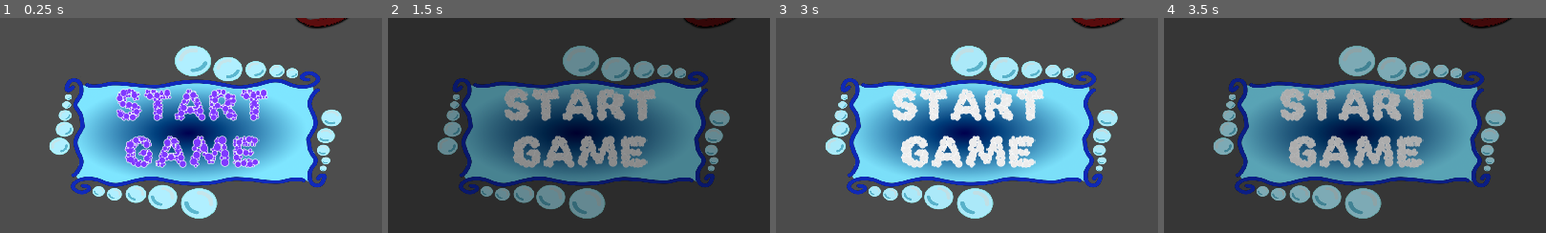
Above: before the commit, frames 1-4 (left to right).
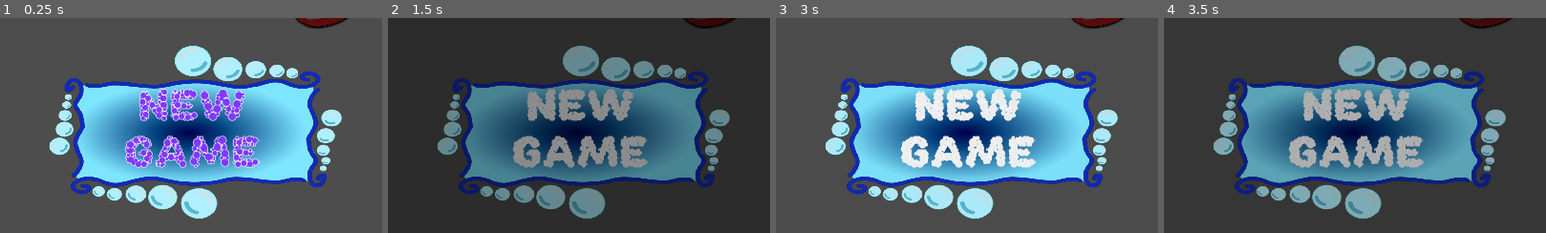
Above: after the commit, the same moments.

Repository: oDevvEn/Bubbles
Game: Godot game, scene res://scenes/menu.tscn
The game is run twice, just before and just after one commit, with the same random seed, the same clock (stepped at 60 frames per second) and the same inputs. This scene is started directly instead of the project's main scene.
Inputs:
- Up to frame 1 (0.25 s): no input
- Up to frame 2 (1.5 s): click "Start Game" (after the commit: "New Game") at 0.5 s; click "Start Game" (after the commit: "New Game") at 1.25 s
- Up to frame 3 (3 s): hold E (interact) 2.03-2.78 s; hold D (moveRight) from 2.03 s (still down); tap Space (jump) at 2.27 s; tap Enter at 2.75 s; tap E (interact) at 2.85 s
- Up to frame 4 (3.5 s): keep holding D (moveRight); tap Space (jump) at 3.02 s
The pictures show only the part of the screen within x 0-50%, y 50-100%; the shares and areas given below are measured in that part.

The runs differ from the first frame. In frame 1, 4.4% of the frame differs, in the area x 30-71%, y 32-48%; in frame 2, 3.6%; in frame 3, 3.7%; in frame 4, 3.7%.

Commit message:
Add files via upload

Diff:
--- a/Bubbles/scenes/menu.tscn
+++ b/Bubbles/scenes/menu.tscn
@@ -118,7 +118,7 @@
 theme_override_styles/hover = SubResource("StyleBoxTexture_vhqvn")
 theme_override_styles/pressed = SubResource("StyleBoxTexture_lnbjt")
 theme_override_styles/normal = SubResource("StyleBoxTexture_1340n")
-text = "Start
+text = "New
 Game"
 
 [node name="AnimationPlayer" type="AnimationPlayer" parent="."]
